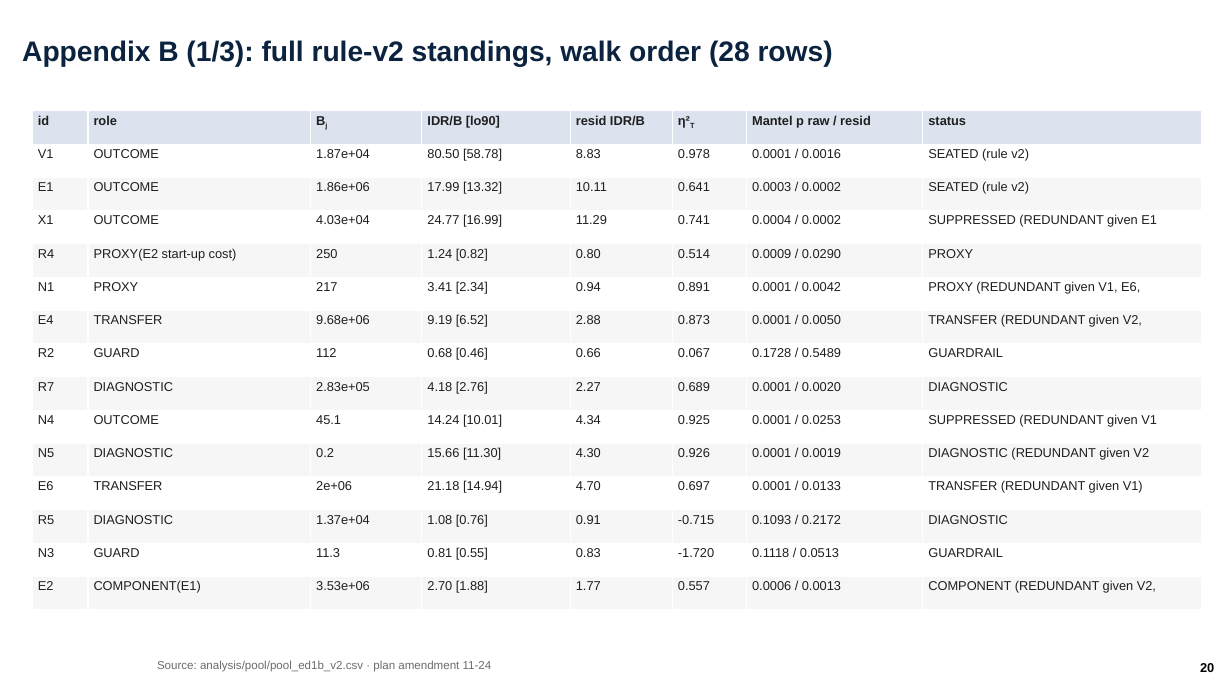
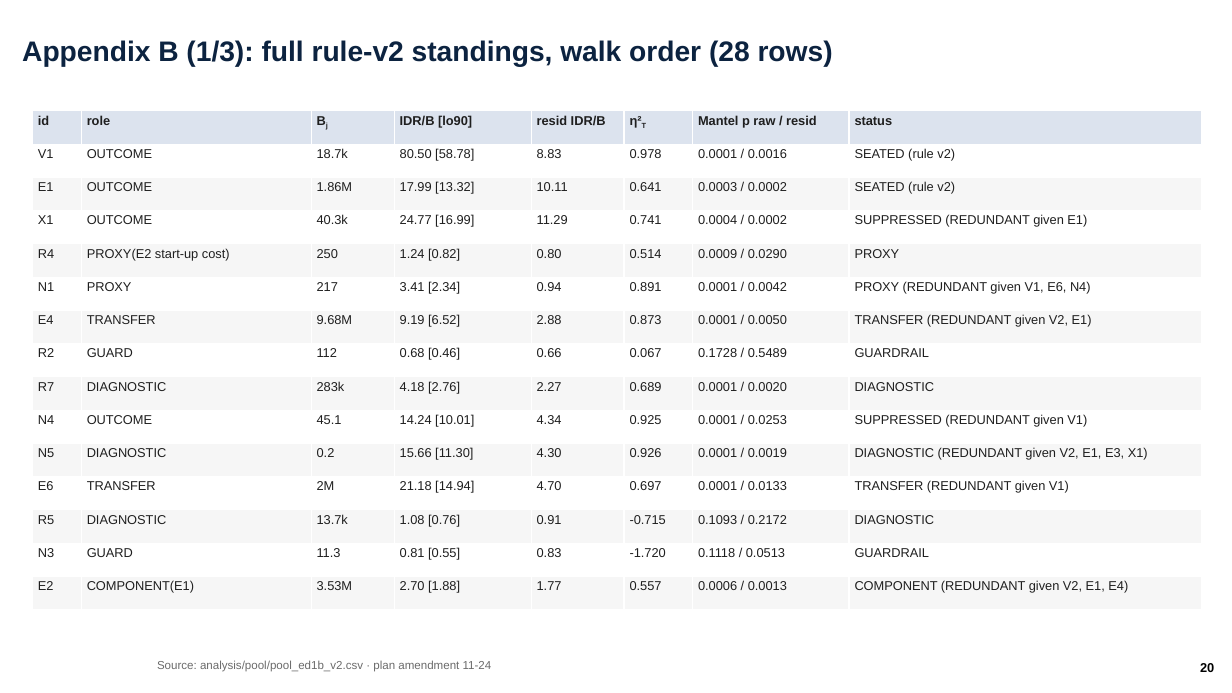
Before and after one commit to ylu283/RTS-GMLC, a slide deck: slide 20 of trial_0826/ercot/analysis/pi_overnight_1124/ercot_overnight.pptx. Drawn at 1232x693 pixels with LibreOffice and Linux fonts; fonts in the diff are those of the drawing; background and template pictures are left out. Boxes give left, top, right and bottom in pixels: in the first picture for what was removed or moved away, otherwise in the second. Text is boxed around its words. In the diff, an @@ line names an element or a change of style, - is before the commit and + after.

```diff
--- a/trial_0826/ercot/analysis/pi_overnight_1124/ercot_overnight.pptx
+++ b/trial_0826/ercot/analysis/pi_overnight_1124/ercot_overnight.pptx
@@ table at [32, 111, 1202, 610] @@
-row 2, column 3: 1.87e+04
+row 2, column 3: 18.7k
-row 3, column 3: 1.86e+06
+row 3, column 3: 1.86M
-row 4, column 3: 4.03e+04
+row 4, column 3: 40.3k
-row 4, column 8: SUPPRESSED (REDUNDANT given E1
+row 4, column 8: SUPPRESSED (REDUNDANT given E1)
-row 6, column 8: PROXY (REDUNDANT given V1, E6,
+row 6, column 8: PROXY (REDUNDANT given V1, E6, N4)
-row 7, column 3: 9.68e+06
+row 7, column 3: 9.68M
-row 7, column 8: TRANSFER (REDUNDANT given V2,
+row 7, column 8: TRANSFER (REDUNDANT given V2, E1)
-row 9, column 3: 2.83e+05
+row 9, column 3: 283k
-row 10, column 8: SUPPRESSED (REDUNDANT given V1
+row 10, column 8: SUPPRESSED (REDUNDANT given V1)
-row 11, column 8: DIAGNOSTIC (REDUNDANT given V2
+row 11, column 8: DIAGNOSTIC (REDUNDANT given V2, E1, E3, X1)
-row 12, column 3: 2e+06
+row 12, column 3: 2M
-row 13, column 3: 1.37e+04
+row 13, column 3: 13.7k
-row 15, column 3: 3.53e+06
+row 15, column 3: 3.53M
-row 15, column 8: COMPONENT (REDUNDANT given V2,
+row 15, column 8: COMPONENT (REDUNDANT given V2, E1, E4)
```
Also in this commit, not shown: 10 other slides changed, 3 other files.
